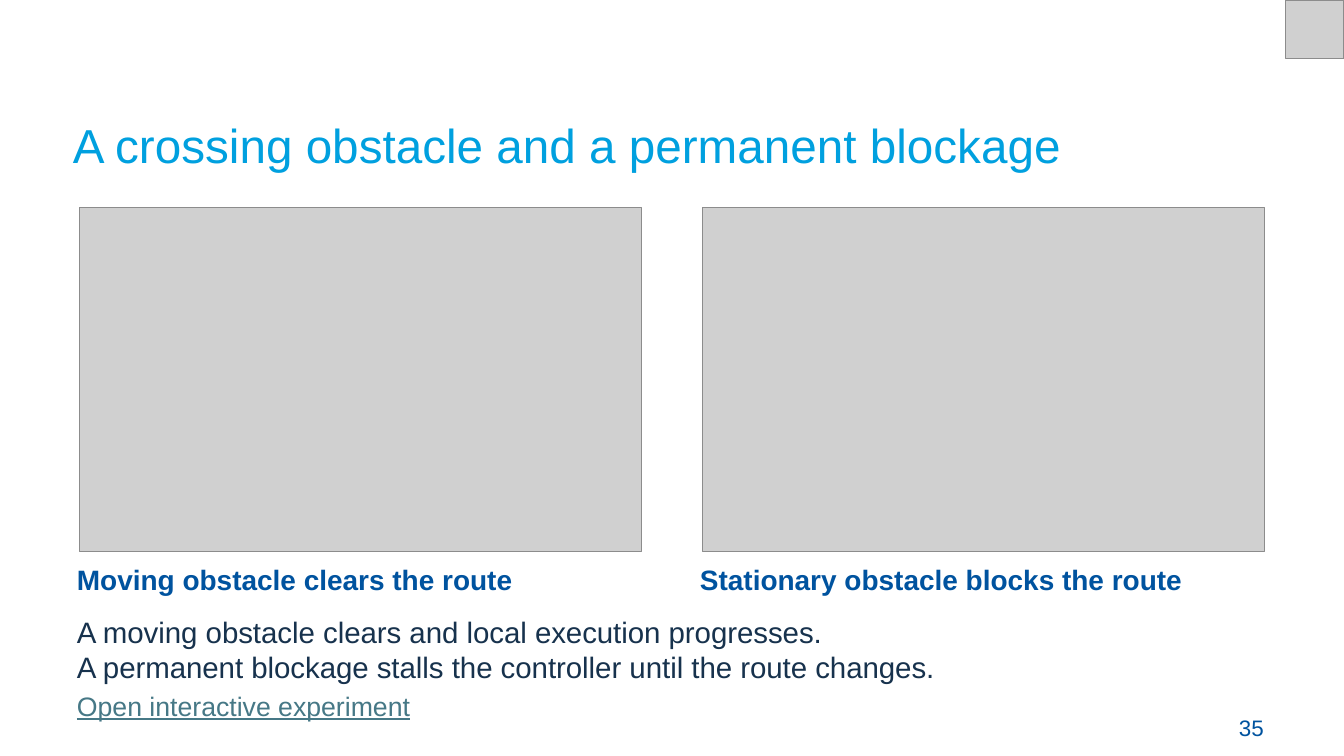
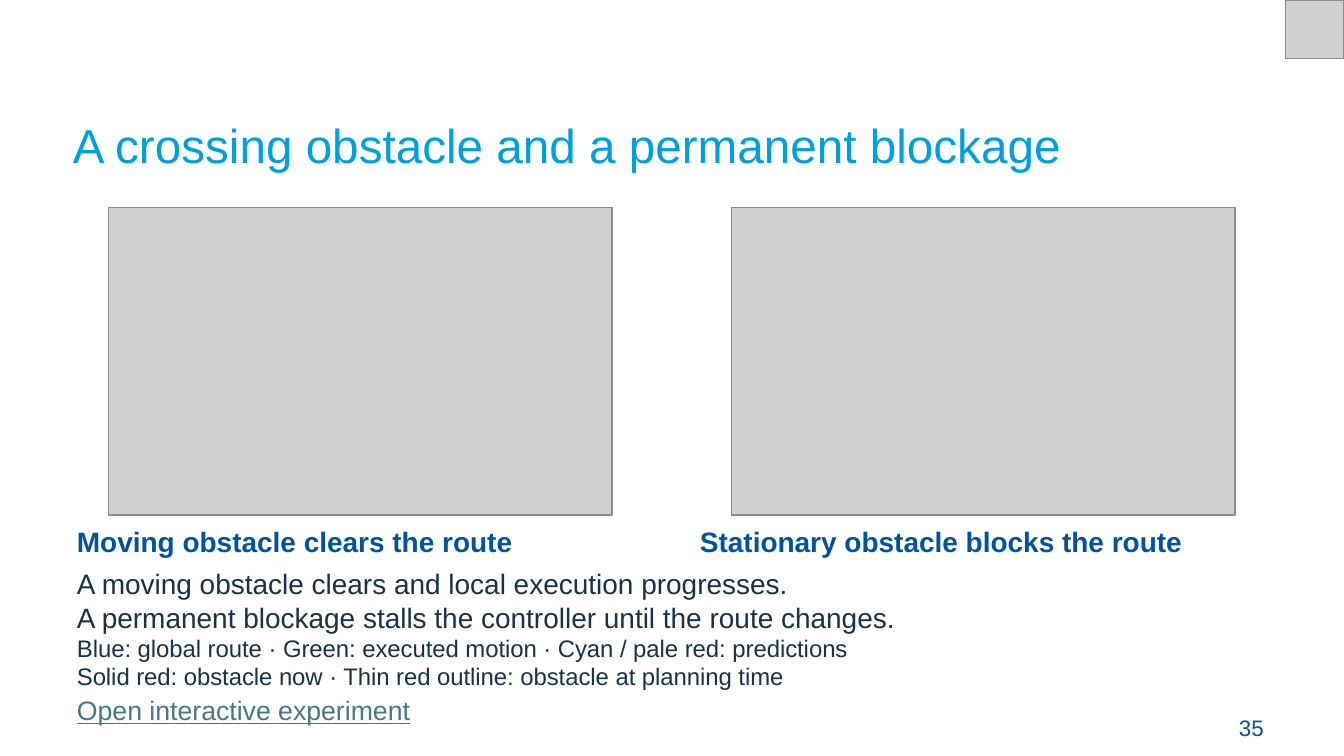
Before and after one commit to Croquembouche/Intro2AV-CourseContent, a slide deck: slide 35 of 2026/Presentations/Lecture 7 Path Planning for Autonomous Driving.pptx. Drawn at 1344x756 pixels with LibreOffice and Linux fonts; fonts in the diff are those of the drawing; grey boxes stand for pictures. Boxes give left, top, right and bottom in pixels: in the first picture for what was removed or moved away, otherwise in the second. Text is boxed around its words. In the diff, an @@ line names an element or a change of style, - is before the commit and + after.

Commit message:
Align Lecture 7 slides and colors with corrected planning demos

```diff
--- a/2026/Presentations/Lecture 7 Path Planning for Autonomous Driving.pptx
+++ b/2026/Presentations/Lecture 7 Path Planning for Autonomous Driving.pptx
@@ picture resized from (x1=79, y1=207, x2=641, y2=551) to (x1=109, y1=207, x2=612, y2=515) @@
@@ picture resized from (x1=703, y1=207, x2=1265, y2=551) to (x1=732, y1=207, x2=1235, y2=515) @@
@@ text "Moving obstacle clears the route" moved from (x1=77, y1=569, x2=512, y2=595) to (x1=77, y1=531, x2=512, y2=558) @@
@@ text "Stationary obstacle blocks the route" moved from (x1=700, y1=569, x2=1182, y2=595) to (x1=700, y1=531, x2=1182, y2=558) @@
@@ text "A moving obstacle clears and ..." moved from (x1=77, y1=621, x2=934, y2=684) to (x1=77, y1=573, x2=895, y2=633) @@
@@ text "A moving obstacle clears and ..." at (x1=77, y1=573, x2=895, y2=633): size 15.8 to 15 pt @@
@@ text added at (x1=77, y1=639, x2=847, y2=690), 12.8 pt, text #17324D @@
+Blue: global route · Green: executed motion · Cyan / pale red: predictions
+Solid red: obstacle now · Thin red outline: obstacle at planning time
@@ text "Open interactive experiment" moved from (x1=77, y1=696, x2=410, y2=721) to (x1=77, y1=700, x2=410, y2=725) @@
```
Also in this commit, not shown: 29 other slides changed, 5 slides added, 3 slides removed, 14 other files.
